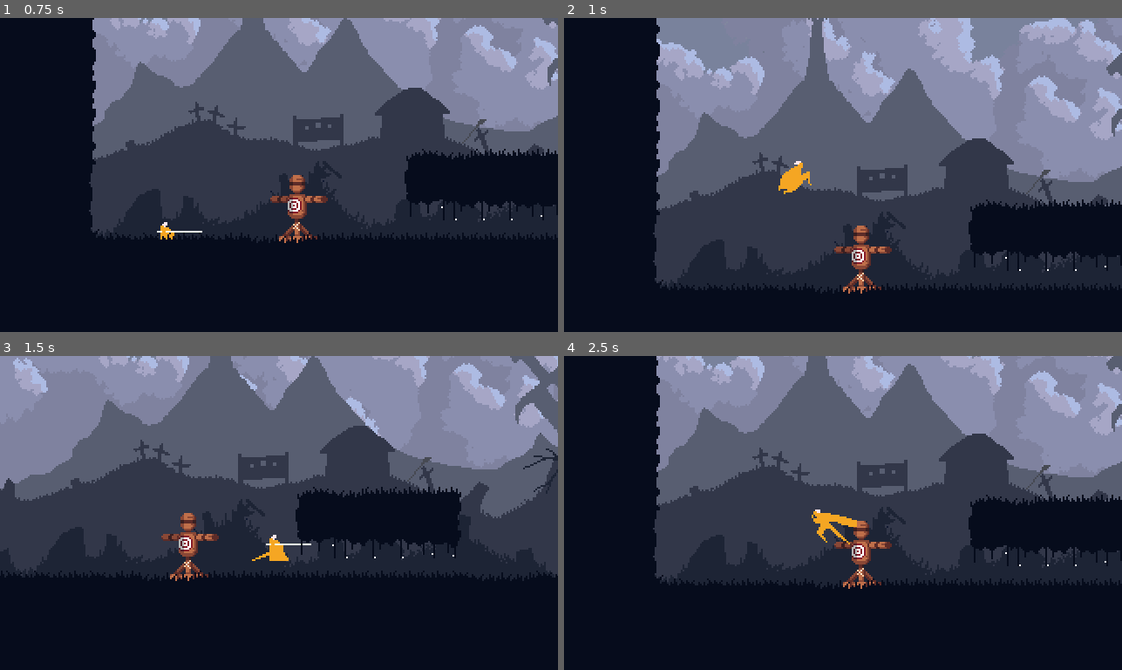
Above: before the commit, frames 1-4 (two rows, left to right).
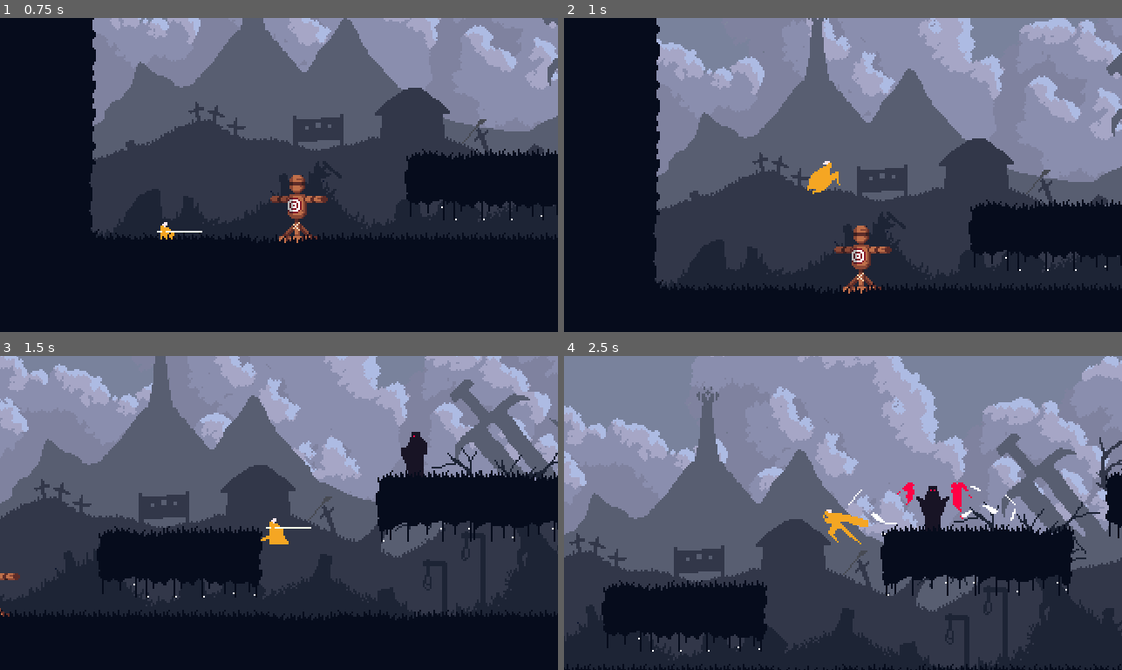
Above: after the commit, the same moments.

Repository: petrik33/bsu-action-platformer
Game: Godot game, scene res://scene/game.tscn
Same seed, same stepped clock (60 frames per second), same inputs: the game is played once before the commit and once after it.
Inputs (mouse positions are in pixels of both pictures, inside the frame that each line leads up to):
- Up to frame 1 (0.75 s): move the mouse to (401, 159) at 0.52 s; hold D (right) from 0.53 s (still down); click (401, 159) at 0.6 s
- Up to frame 2 (1 s): keep holding D (right); tap Space (jump) at 0.77 s
- Up to frame 3 (1.5 s): keep holding D (right); move the mouse to (167, 528) at 1.27 s; click (167, 528) at 1.35 s
- Up to frame 4 (2.5 s): tap Space (jump) at 1.52 s; move the mouse to (898, 443) at 2.02 s; release D (right) at 2.03 s; hold A (left) from 2.03 s (still down); tap Shift (roll) at 2.1 s; click (898, 443) at 2.3 s

Frame 1 is identical in both runs. In frame 2, 0.6% of the frame differs, in the area x 38-50%, y 45-57%; in frame 3, 50%; in frame 4, 75%, in the area x 0-100%, y 0-100%.

Commit message:
Fix airborne movement, improve running and fix attack by calling _state_timers deferred

Diff:
--- a/scene/character.tscn
+++ b/scene/character.tscn
@@ -1407,7 +1407,7 @@
 visible = false
 position = Vector2(26, -15)
 sprite_frames = SubResource("SpriteFrames_aqmka")
-animation = &"attack1"
+animation = &"attack3"
 frame = 1
 
 [node name="HitBox" type="Area2D" parent="Visuals" unique_id=1342386439]
--- a/script/fsm/machine.gd
+++ b/script/fsm/machine.gd
@@ -91,7 +91,7 @@
 	for state_name in _state_timers:
 		_state_timers[state_name] -= delta
 		if _state_timers[state_name] <= 0:
-			_state_callbacks[state_name].call()
+			_state_callbacks[state_name].call_deferred()
 			triggered.push_back(state_name)
 	for state_name in triggered:
 		_remove_state_timer(state_name)
--- a/script/hero.gd
+++ b/script/hero.gd
@@ -12,7 +12,6 @@
 
 var jumps_left := 2
 var movement_direction := 0.0
-var combo_buffered := false
 var last_hurt: AttackData
 
 
--- a/script/hero/states/action/attack.gd
+++ b/script/hero/states/action/attack.gd
@@ -6,18 +6,16 @@
 @export var animation_time: Array[float] = [-1.0, -1.0, -1.0]
 
 var combo_index: int = 0
+var combo_buffered: bool = false
 
 
 func enter():
-	if hero.combo_buffered:
+	if combo_buffered and combo_index < combo_animations.size() - 1:
 		combo_index += 1
-		hero.combo_buffered = false
 	else:
 		combo_index = 0
 
-	if combo_index >= combo_animations.size():
-		_transition(&"Idle")
-		return
+	combo_buffered = false
 
 	_start_attack()
 
@@ -25,7 +23,7 @@
 	steering.set_horizontal_velocity(hero.movement_direction * lock_speed)
 
 	if Input.is_action_just_pressed("click"):
-		hero.combo_buffered = true
+		combo_buffered = true
 
 	return &""
 
@@ -39,7 +37,7 @@
 	_state_timer(time, _on_finished)
 
 func _on_finished():
-	if hero.combo_buffered:
+	if combo_buffered:
 		_transition(&"Attack")
 	else:
 		_transition(&"Idle")
--- a/script/hero/states/incapacitated/hurt.gd
+++ b/script/hero/states/incapacitated/hurt.gd
@@ -11,12 +11,8 @@
 		hero.velocity = hero.last_hurt.knockback
 	hero.face(signf(-hero.velocity.x))
 
-func exit():
-	hero.unlock_movement()
-
 func update(delta: float) -> StringName:
 	if steering:
-		# Use steering to slow down to 0
 		steering.set_horizontal_velocity(0)
 	else:
 		hero.velocity.x = move_toward(
--- a/script/hero/states/locomotion/airborne.gd
+++ b/script/hero/states/locomotion/airborne.gd
@@ -4,7 +4,7 @@
 
 
 func update(_delta: float) -> StringName:
-	steering.set_horizontal_velocity(hero.movement_direction * hero.base_speed * 0.5)
+	steering.set_horizontal_velocity(hero.movement_direction * hero.base_speed)
 
 	if Input.is_action_just_pressed("jump") and hero.can_jump():
 		return "Jump"
--- a/script/hero/states/locomotion/grounded/move.gd
+++ b/script/hero/states/locomotion/grounded/move.gd
@@ -2,7 +2,7 @@
 
 
 func update(_delta: float) -> StringName:
-	if is_zero_approx(hero.movement_direction):
+	if is_zero_approx(hero.movement_direction) and is_zero_approx(hero.velocity.x):
 		return "Idle"
 
 	return &""
